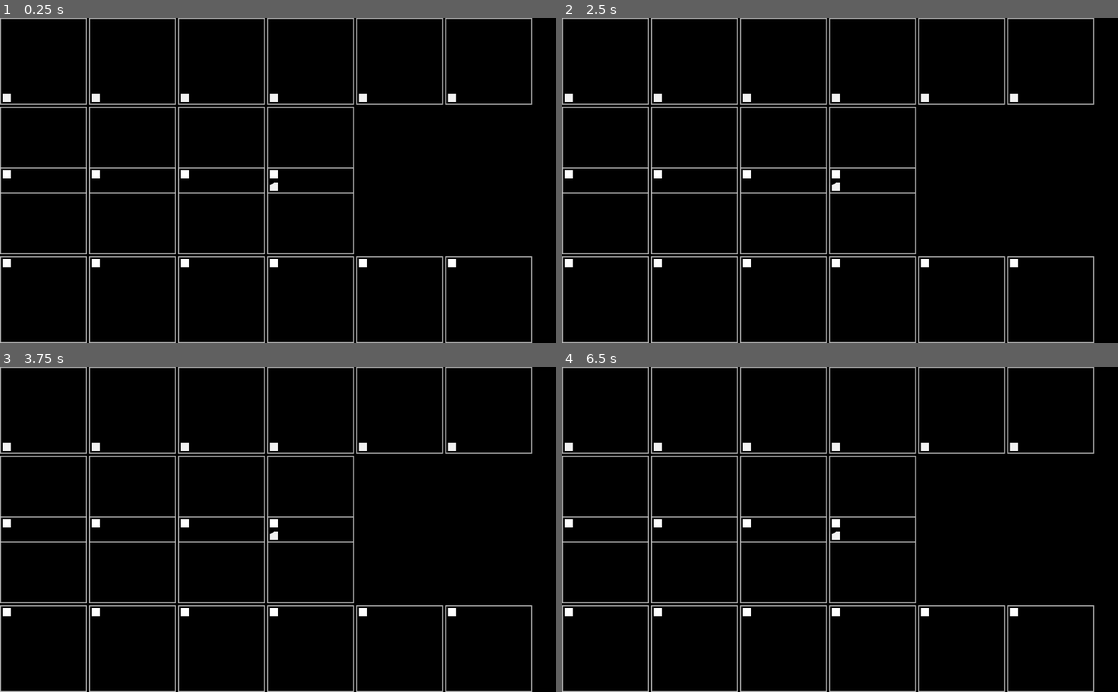
Above: before the commit, frames 1-4 (two rows, left to right).
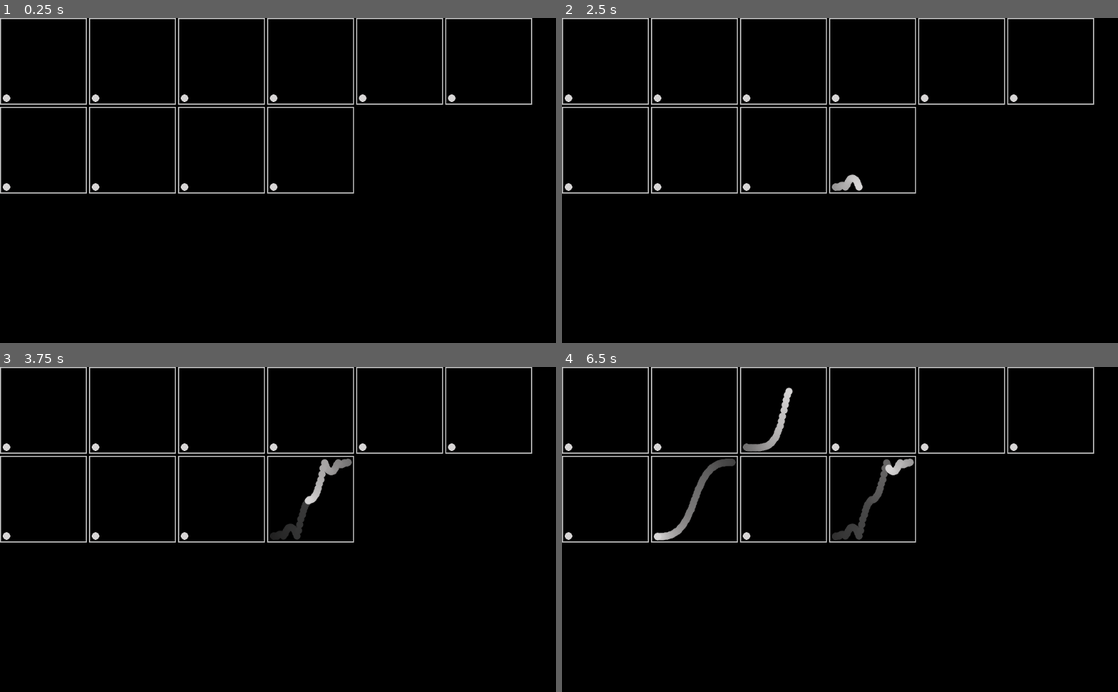
Above: after the commit, the same moments.

Repository: holyslav/TweenGodot
Game: Godot game, scene res://Main.tscn
Two runs of this game, one before a commit and one after it. Both use one fixed random seed, a clock stepped at 60 frames per second and the inputs below.
Inputs (mouse positions are in pixels of both pictures, inside the frame that each line leads up to):
- Up to frame 1 (0.25 s): no input
- Up to frame 2 (2.5 s): tap Enter at 0.5, 2 s; move the mouse to (962, 164) at 0.52 s; click (962, 164) at 0.67 s; tap Space at 1.25 s; move the mouse to (728, 196) at 1.27 s; click (728, 196) at 1.42 s; move the mouse to (895, 109) at 2.02 s; click (895, 109) at 2.17 s
- Up to frame 3 (3.75 s): move the mouse to (250, 594) at 2.77 s; click (250, 594) at 2.92 s; move the mouse to (444, 578) at 3.52 s; click (444, 578) at 3.67 s
- Up to frame 4 (6.5 s): move the mouse to (673, 480) at 4.27 s; click (673, 480) at 4.42 s; move the mouse to (867, 529) at 5.02 s; click (867, 529) at 5.17 s; move the mouse to (756, 448) at 5.77 s; click (756, 448) at 5.92 s

The runs differ from the first frame. In frame 1, 4.0% of the frame differs, in the area x 0-96%, y 0-100%; in frame 2, 4.2%; in frame 3, 4.6%; in frame 4, 5.4%.

Commit message:
Motion Blur

Diff:
--- a/Main.gd
+++ b/Main.gd
@@ -3,3 +3,7 @@
 func _ready():
 	$Viewport.size = get_viewport_rect().size
 	$Viewport/prev_frame.rect_size = get_viewport_rect().size
+
+
+func _on_Main_gui_input(event):
+	get_tree().call_group("Items", "gui_input", event)
--- a/Main.tscn
+++ b/Main.tscn
@@ -2,16 +2,13 @@
 
 [ext_resource path="res://Main.gd" type="Script" id=1]
 [ext_resource path="res://TweenScene.tscn" type="PackedScene" id=2]
-
-[sub_resource type="ViewportTexture" id=4]
-viewport_path = NodePath("Viewport")
 
 [sub_resource type="Shader" id=1]
 code = "shader_type canvas_item;
 
 void fragment () {
 	vec4 tex = texture(TEXTURE, UV);
-	COLOR.rgb = tex.rgb * 0.95;
+	COLOR.rgb = tex.rgb * 0.98;
 	COLOR.a = 1.0;
 }"
 
@@ -21,22 +18,13 @@
 [sub_resource type="ViewportTexture" id=3]
 viewport_path = NodePath("Viewport")
 
+[sub_resource type="ViewportTexture" id=4]
+viewport_path = NodePath("Viewport")
+
 [node name="Main" type="Control"]
 anchor_right = 1.0
 anchor_bottom = 1.0
-mouse_filter = 1
 script = ExtResource( 1 )
-__meta__ = {
-"_edit_use_anchors_": false
-}
-
-[node name="Screen" type="TextureRect" parent="."]
-anchor_right = 1.0
-anchor_bottom = 1.0
-size_flags_horizontal = 3
-size_flags_vertical = 3
-texture = SubResource( 4 )
-expand = true
 __meta__ = {
 "_edit_use_anchors_": false
 }
@@ -44,6 +32,7 @@
 [node name="Viewport" type="Viewport" parent="."]
 size = Vector2( 1024, 600 )
 transparent_bg = true
+render_target_v_flip = true
 render_target_clear_mode = 2
 render_target_update_mode = 3
 
@@ -57,3 +46,16 @@
 expand = true
 
 [node name="TweenScene" parent="Viewport" instance=ExtResource( 2 )]
+
+[node name="Screen" type="TextureRect" parent="."]
+anchor_right = 1.0
+anchor_bottom = 1.0
+size_flags_horizontal = 3
+size_flags_vertical = 3
+texture = SubResource( 4 )
+expand = true
+__meta__ = {
+"_edit_use_anchors_": false
+}
+
+[connection signal="gui_input" from="." to="." method="_on_Main_gui_input"]
--- a/TweenItem.gd
+++ b/TweenItem.gd
@@ -14,19 +14,19 @@
 var need_reverse = false
 
 func run():
-	tw.interpolate_property(cursor, "rect_position:y", 135, 0, speed, trans_type, ease_type)
-	tw.interpolate_property(cursor, "rect_position:x", 0, 135, speed, Tween.TRANS_LINEAR, EaseType.EASE_IN_OUT)
+	tw.interpolate_property(cursor, "rect_position:y", 137, 0, speed, trans_type, ease_type)
+	tw.interpolate_property(cursor, "rect_position:x", 0, 137, speed, Tween.TRANS_LINEAR, EaseType.EASE_IN_OUT)
 	tw.start()
 	need_reverse = true
 
 func _on_Tween_tween_all_completed():
 	if need_reverse:
 		need_reverse = false
-		tw.interpolate_property(cursor, "rect_position:y", 0, 135, speed, trans_type, ease_type)
-		tw.interpolate_property(cursor, "rect_position:x", 135, 0, speed, Tween.TRANS_LINEAR, EaseType.EASE_IN_OUT)
+		tw.interpolate_property(cursor, "rect_position:y", 0, 137, speed, trans_type, ease_type)
+		tw.interpolate_property(cursor, "rect_position:x", 137, 0, speed, Tween.TRANS_LINEAR, EaseType.EASE_IN_OUT)
 		tw.start()
 
 
-func _on_TweenItem_gui_input(event):
-	if event is InputEventMouseButton and event.pressed:
+func gui_input(event):
+	if event is InputEventMouseButton and event.pressed and Rect2(rect_position, rect_size).has_point(event.position):
 		run()
--- a/TweenItem.tscn
+++ b/TweenItem.tscn
@@ -1,5 +1,6 @@
-[gd_scene load_steps=3 format=2]
+[gd_scene load_steps=4 format=2]
 
+[ext_resource path="res://crosshair.png" type="Texture" id=1]
 [ext_resource path="res://TweenItem.gd" type="Script" id=2]
 
 [sub_resource type="StyleBoxFlat" id=1]
@@ -14,7 +15,9 @@
 border_width_bottom = 2
 border_blend = true
 
-[node name="TweenItem" type="PanelContainer"]
+[node name="TweenItem" type="PanelContainer" groups=[
+"Items",
+]]
 margin_right = 150.0
 margin_bottom = 150.0
 custom_styles/panel = SubResource( 1 )
@@ -34,18 +37,20 @@
 "_edit_use_anchors_": false
 }
 
-[node name="Cursor" type="ColorRect" parent="Content"]
+[node name="Cursor" type="TextureRect" parent="Content"]
 anchor_top = 1.0
 anchor_bottom = 1.0
-margin_top = -15.0
-margin_right = 15.0
-rect_min_size = Vector2( 15, 15 )
-mouse_filter = 1
+margin_top = -14.0
+margin_right = 14.0
+rect_min_size = Vector2( 14, 14 )
+rect_pivot_offset = Vector2( 7, 7 )
+texture = ExtResource( 1 )
+expand = true
+stretch_mode = 6
 __meta__ = {
 "_edit_use_anchors_": false
 }
 
 [node name="Tween" type="Tween" parent="Content"]
 
-[connection signal="gui_input" from="." to="." method="_on_TweenItem_gui_input"]
 [connection signal="tween_all_completed" from="Content/Tween" to="." method="_on_Tween_tween_all_completed"]
--- a/TweenScene.tscn
+++ b/TweenScene.tscn
@@ -5,6 +5,7 @@
 [node name="TweenScene" type="Control"]
 anchor_right = 1.0
 anchor_bottom = 1.0
+mouse_filter = 1
 script = ExtResource( 1 )
 __meta__ = {
 "_edit_use_anchors_": false
Binary file added: crosshair.png
Not shown, added: crosshair.png.import
